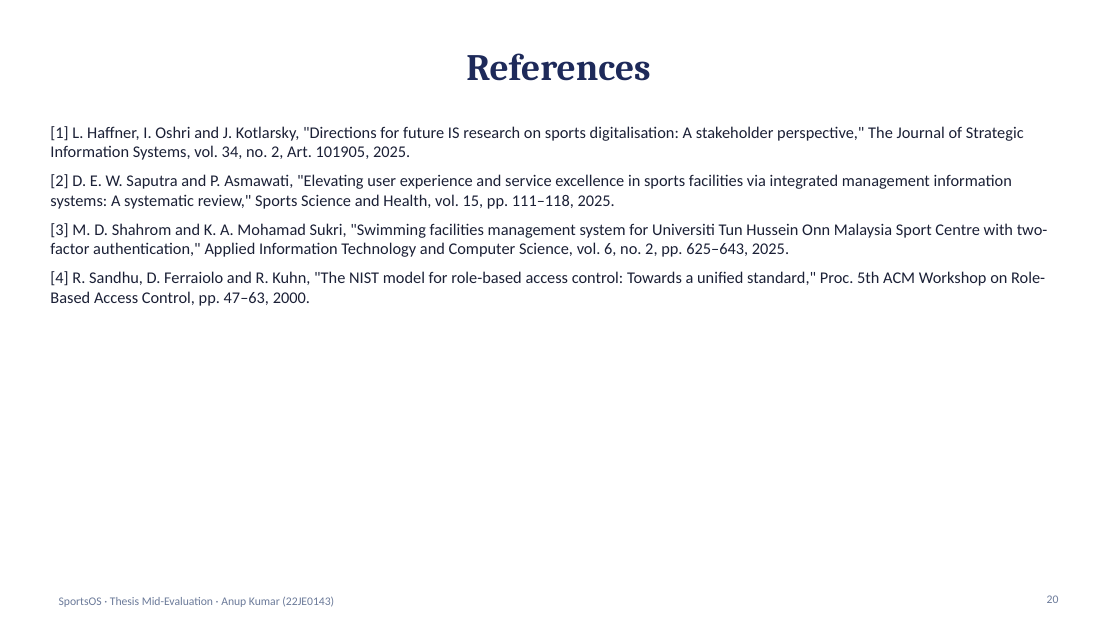
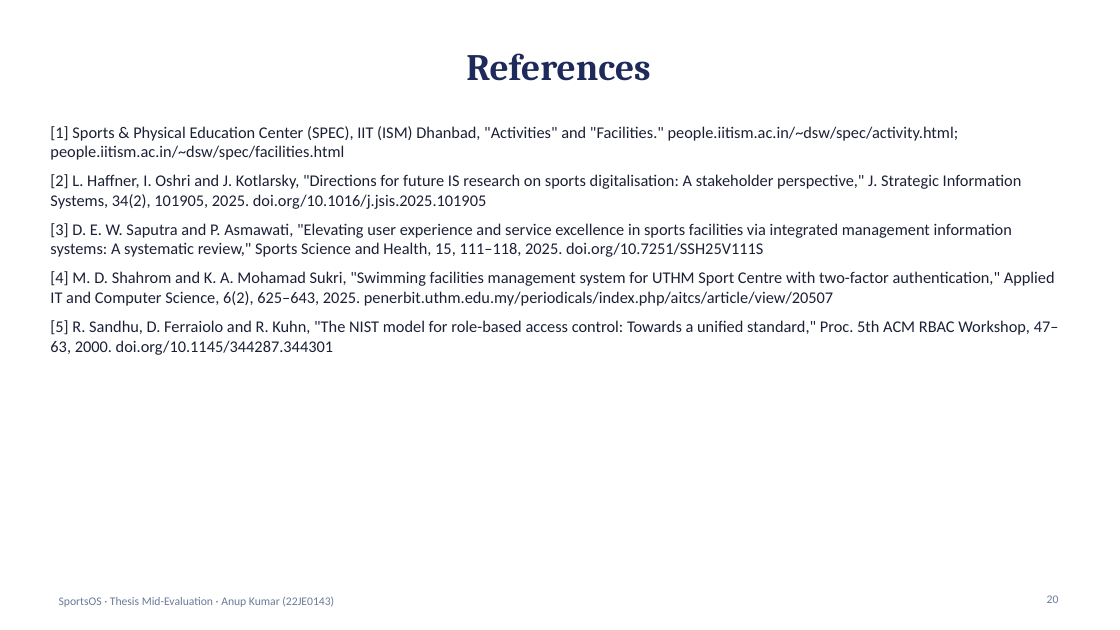
Before and after one commit to anupiit/SportsOs, a slide deck: slide 20 of docs/thesis/mid-evaluation/SportsOS_Mid_Evaluation_Presentation_22JE0143.pptx. Drawn at 1120x630 pixels with LibreOffice and Linux fonts; fonts in the diff are those of the drawing. Boxes give left, top, right and bottom in pixels: in the first picture for what was removed or moved away, otherwise in the second. Text is boxed around its words. In the diff, an @@ line names an element or a change of style, - is before the commit and + after.

```diff
--- a/docs/thesis/mid-evaluation/SportsOS_Mid_Evaluation_Presentation_22JE0143.pptx
+++ b/docs/thesis/mid-evaluation/SportsOS_Mid_Evaluation_Presentation_22JE0143.pptx
@@ text at (50, 126, 1059, 355): text changed @@
-[1] L. Haffner, I. Oshri and J. Kotlarsky, "Directions for future IS research on sports digitalisation: A stakeholder perspective," The Journal of Strategic Information Systems, vol. 34, no. 2, Art. 101905, 2025.
-[2] D. E. W. Saputra and P. Asmawati, "Elevating user experience and service excellence in sports facilities via integrated management information systems: A systematic review," Sports Science and Health, vol. 15, pp. 111–118, 2025.
-[3] M. D. Shahrom and K. A. Mohamad Sukri, "Swimming facilities management system for Universiti Tun Hussein Onn Malaysia Sport Centre with two-factor authentication," Applied Information Technology and Computer Science, vol. 6, no. 2, pp. 625–643, 2025.
-[4] R. Sandhu, D. Ferraiolo and R. Kuhn, "The NIST model for role-based access control: Towards a unified standard," Proc. 5th ACM Workshop on Role-Based Access Control, pp. 47–63, 2000.
+[1] Sports & Physical Education Center (SPEC), IIT (ISM) Dhanbad, "Activities" and "Facilities." people.iitism.ac.in/~dsw/spec/activity.html; people.iitism.ac.in/~dsw/spec/facilities.html
+[2] L. Haffner, I. Oshri and J. Kotlarsky, "Directions for future IS research on sports digitalisation: A stakeholder perspective," J. Strategic Information Systems, 34(2), 101905, 2025. doi.org/10.1016/j.jsis.2025.101905
+[3] D. E. W. Saputra and P. Asmawati, "Elevating user experience and service excellence in sports facilities via integrated management information systems: A systematic review," Sports Science and Health, 15, 111–118, 2025. doi.org/10.7251/SSH25V111S
+[4] M. D. Shahrom and K. A. Mohamad Sukri, "Swimming facilities management system for UTHM Sport Centre with two-factor authentication," Applied IT and Computer Science, 6(2), 625–643, 2025. penerbit.uthm.edu.my/periodicals/index.php/aitcs/article/view/20507
+[5] R. Sandhu, D. Ferraiolo and R. Kuhn, "The NIST model for role-based access control: Towards a unified standard," Proc. 5th ACM RBAC Workshop, 47–63, 2000. doi.org/10.1145/344287.344301
```
Also in this commit, not shown: 5 other files.
